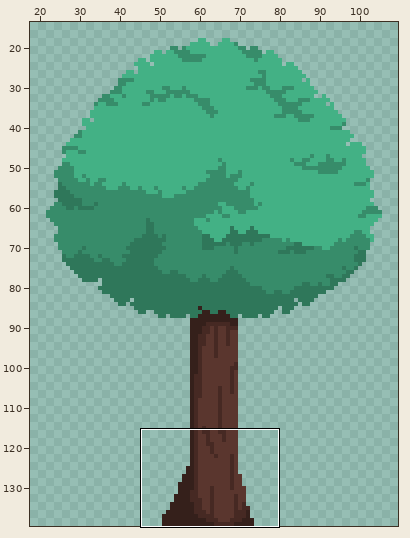
A pixel-art file gets an edit: RPG Game/Assets/Art/Environment/Tree/New Tree.aseprite. The first picture is a wide view before the edit; the outline marks the close-up.
Close-up. Old version:
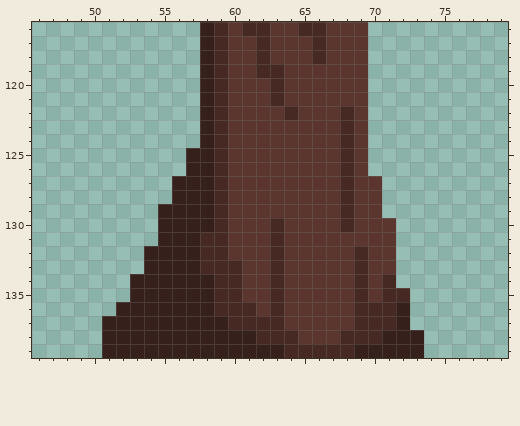
125x140 pixels, 1 frame. Shown: x 46..79, y 116..139. The wide view leaves out empty margins.
After the commit:
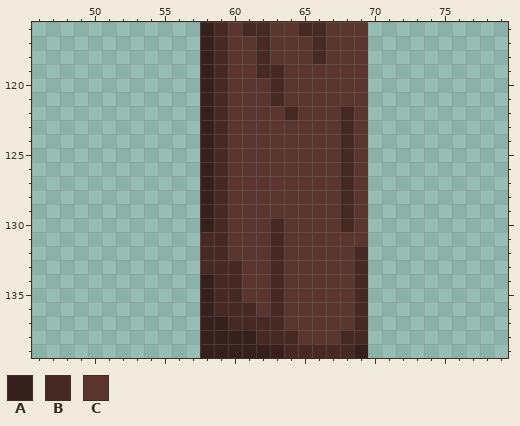
Palette (. is transparent): A #35201b  B #462923  C #5a362e
Change:
Layer "Layer 1":
y 125..126: x 57 A -> .
y 127..128: x 56..57 AA -> ..; x 70 C -> .
y 129: x 55..57 AAA -> ...; x 70 C -> .
y 130..131: x 55..57 AAA -> ...; x 70..71 CC -> ..
y 132..133: x 54..57 AAAA -> ....; x 70..71 CC -> ..
y 134: x 53..57 AAAAA -> .....; x 70..71 CB -> ..
y 135: x 53..57 AAAAA -> .....; x 70..72 CBB -> ...
y 136: x 52..57 AAAAAA -> ......; x 70..72 BBA -> ...
y 137: x 51..57 AAAAAAA -> .......; x 70..72 BBA -> ...
y 138: x 51..57 AAAAAAA -> .......; x 70..73 BAAA -> ....
y 139: x 51..57 AAAAAAA -> .......; x 70..73 AAAA -> ....
